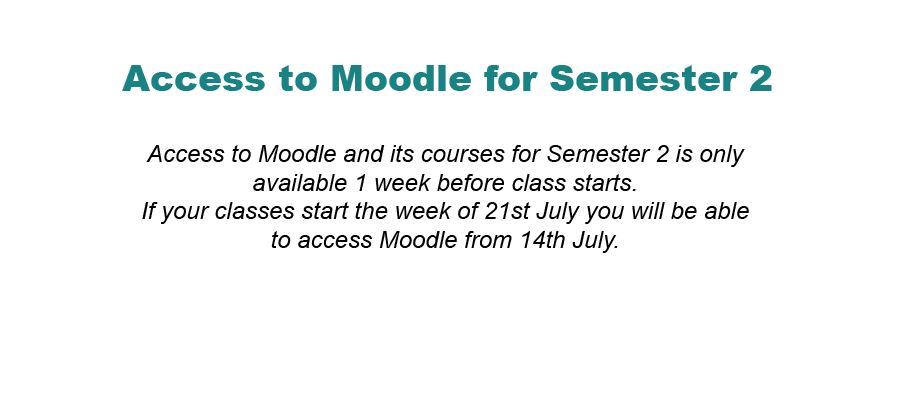
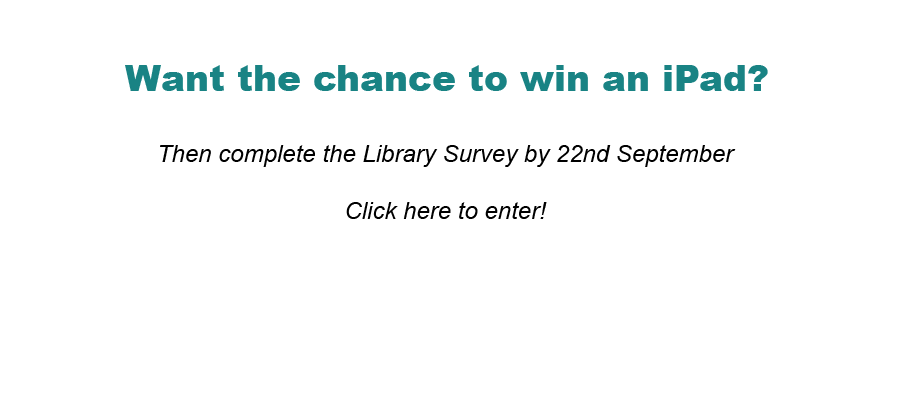
Revision of a layered 900 × 400 image; what changed, layer by layer:
renamed "Access to Moodle and its courses for Semester 2 is only availab" to "Then complete the Library Survey by 22nd September Click here", painted on it over [142, 145, 749, 253]
renamed "Access to Moodle for Semester 2" to "Want the chance to win an iPad?", painted on it over [122, 65, 772, 91]
